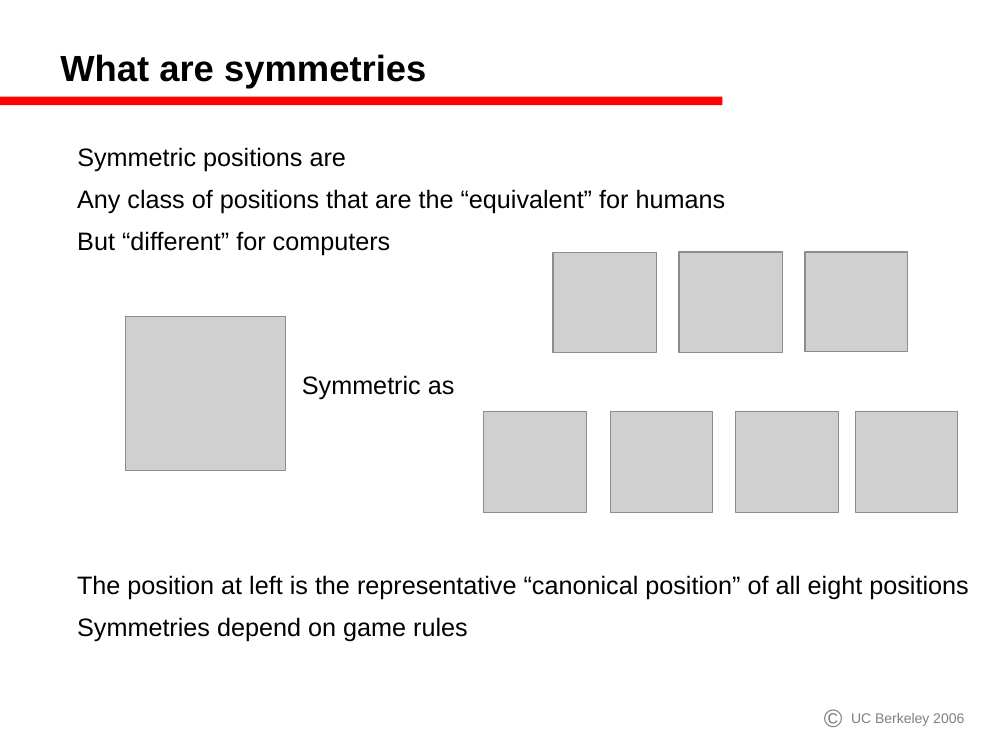
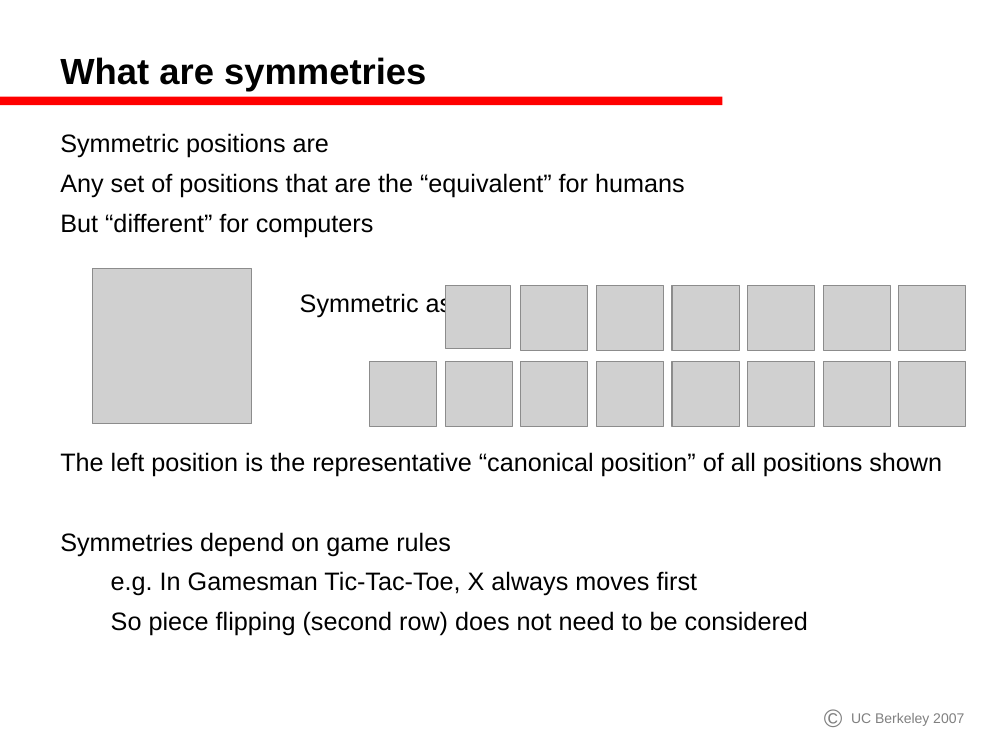
Before and after one commit to GamesCrafters/GamesmanClassic, a slide deck: slide 3 of gamesman/doc/Symmetries.ppt. Drawn at 1008x756 pixels with LibreOffice and Linux fonts; fonts in the diff are those of the drawing; grey boxes stand for pictures. Boxes give left, top, right and bottom in pixels: in the first picture for what was removed or moved away, otherwise in the second. Text is boxed around its words. In the diff, an @@ line names an element or a change of style, - is before the commit and + after.

```diff
--- a/gamesman/doc/Symmetries.ppt
+++ b/gamesman/doc/Symmetries.ppt
@@ text added at (60, 133, 942, 636), 18 pt, text #000000 @@
+Symmetric positions are
+Any set of positions that are the “equivalent” for humans
+But “different” for computers
+Symmetric as
+The left position is the representative “canonical position” of all positions shown
+Symmetries depend on game rules
+  e.g. In Gamesman Tic-Tac-Toe, X always moves first
+  So piece flipping (second row) does not need to be considered
@@ text removed at (77, 147, 346, 171) @@
-Symmetric positions are
@@ text removed at (77, 189, 726, 214) @@
-Any class of positions that are the “equivalent” for humans
@@ text removed at (77, 231, 391, 256) @@
-But “different” for computers
@@ picture: place and size @@
-picture at (126, 317, 285, 471)
+picture at (93, 269, 252, 424)
@@ picture: place and size @@
-picture at (553, 252, 656, 353)
+picture at (597, 285, 664, 350)
@@ picture: place and size @@
-picture at (679, 252, 782, 353)
+picture at (672, 285, 740, 350)
@@ picture: place and size @@
-picture at (805, 252, 907, 352)
+picture at (824, 285, 891, 350)
@@ text removed at (302, 375, 455, 399) @@
-Symmetric as
@@ picture: place and size @@
-picture at (484, 411, 587, 512)
+picture at (521, 361, 589, 425)
@@ picture: place and size @@
-picture at (611, 411, 713, 512)
+picture at (597, 361, 664, 425)
@@ group added at (370, 285, 967, 425): 8 pictures @@
@@ picture: place and size @@
-picture at (736, 411, 839, 512)
+picture at (748, 361, 815, 425)
@@ picture: place and size @@
-picture at (856, 412, 958, 513)
+picture at (899, 361, 967, 425)
@@ text removed at (77, 575, 968, 600) @@
-The position at left is the representative “canonical position” of all eight positions
@@ text removed at (77, 617, 468, 642) @@
-Symmetries depend on game rules
@@ text removed at (851, 713, 964, 726) @@
-UC Berkeley 2006
@@ text added at (851, 713, 964, 726), 10 pt, text #808080 @@
+UC Berkeley 2007
```
Also in this commit, not shown: 9 other slides changed, 1 other file.
